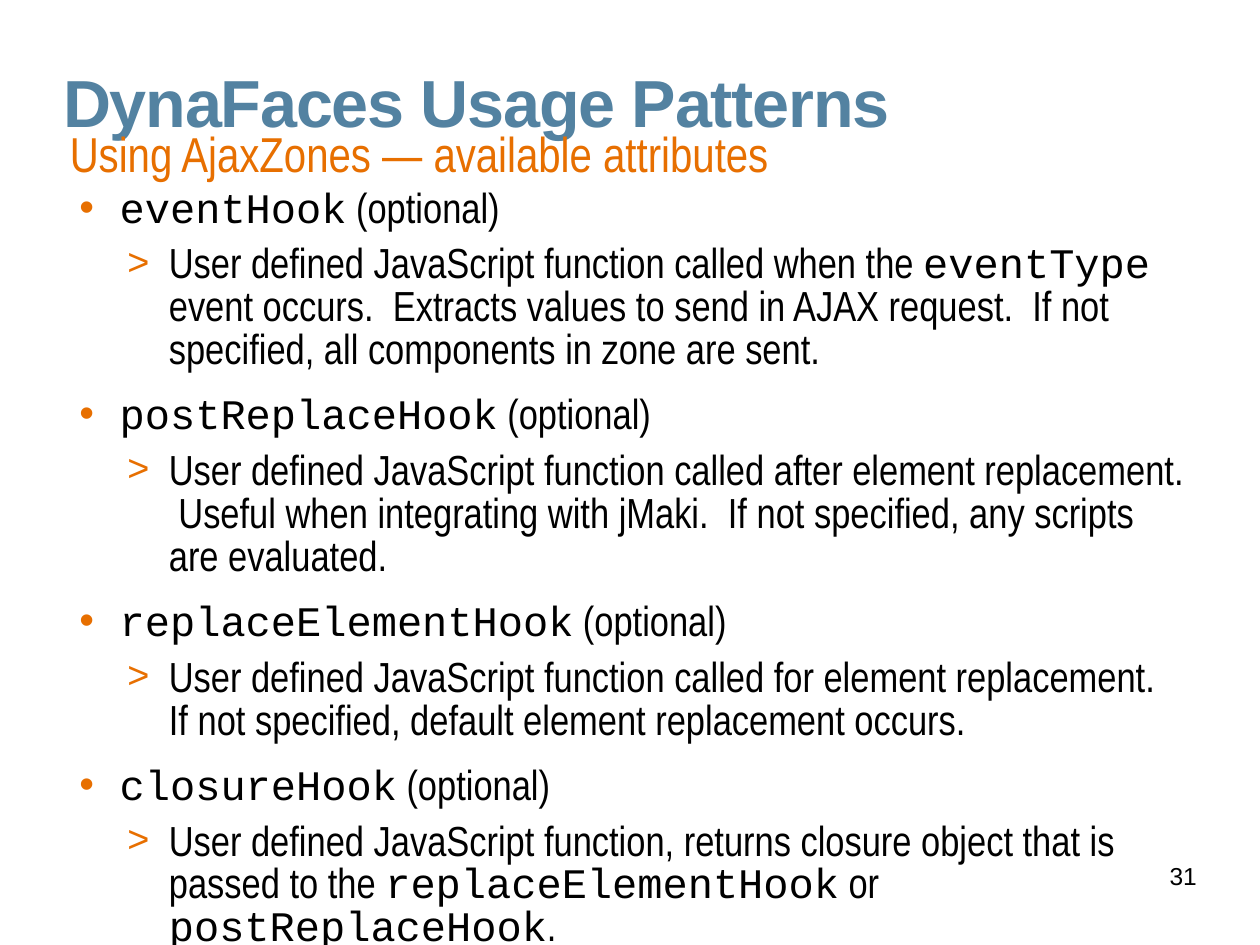
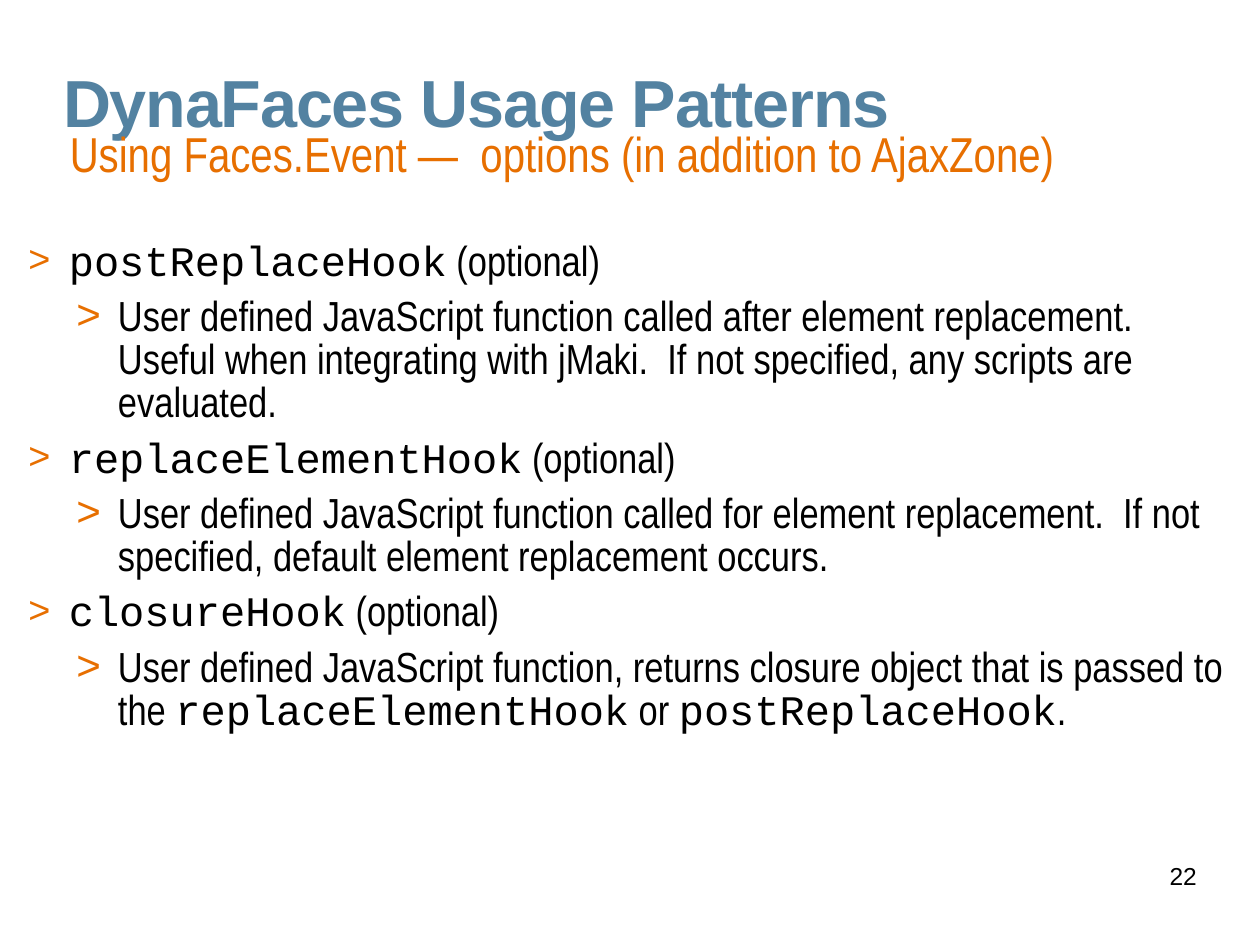
Before and after one commit to javaee/javaserverfaces-extensions, a slide deck: slide 22 of www/slides/dynafaces-advanced.odp (slide 31 before the commit). Drawn at 1260x945 pixels with LibreOffice and Linux fonts; fonts in the diff are those of the drawing; background and template pictures are left out. Boxes give left, top, right and bottom in pixels: in the first picture for what was removed or moved away, otherwise in the second. Text is boxed around its words. In the diff, an @@ line names an element or a change of style, - is before the commit and + after.

```diff
--- a/www/slides/dynafaces-advanced.odp
+++ b/www/slides/dynafaces-advanced.odp
@@ text at (70, 132, 1054, 181): text changed @@
-Using AjaxZones — available attributes
+Using Faces.Event — options (in addition to AjaxZone)
@@ text at (120, 192, 1150, 373): paragraphs removed @@
-• eventHook (optional)
-  > User defined JavaScript function called when the eventType event occurs. Extracts values to send in AJAX request. If not specified, all components in zone are sent.
@@ text "postReplaceHook (optional)": place and size @@
-text "postReplaceHook (optional)" at (120, 192, 1183, 945)
+text "postReplaceHook (optional)" at (69, 245, 1223, 734)
@@ text "postReplaceHook (optional)" at (69, 245, 1223, 734): bullet • to >; list level 1 to 2 in "postReplaceHook (optional)"; list level 2 to 3 in "User defined JavaScript function called ..."; list level 1 to 2 in "replaceElementHook (optional)"; list level 1 to 2 in "closureHook (optional)"; list level 2 to 3 in "User defined JavaScript function, returns ..." @@
@@ page number at (1170, 868, 1197, 885): text changed @@
-31
+22
```
Also in this commit, not shown: 1 other slide changed, 1 slide added.
